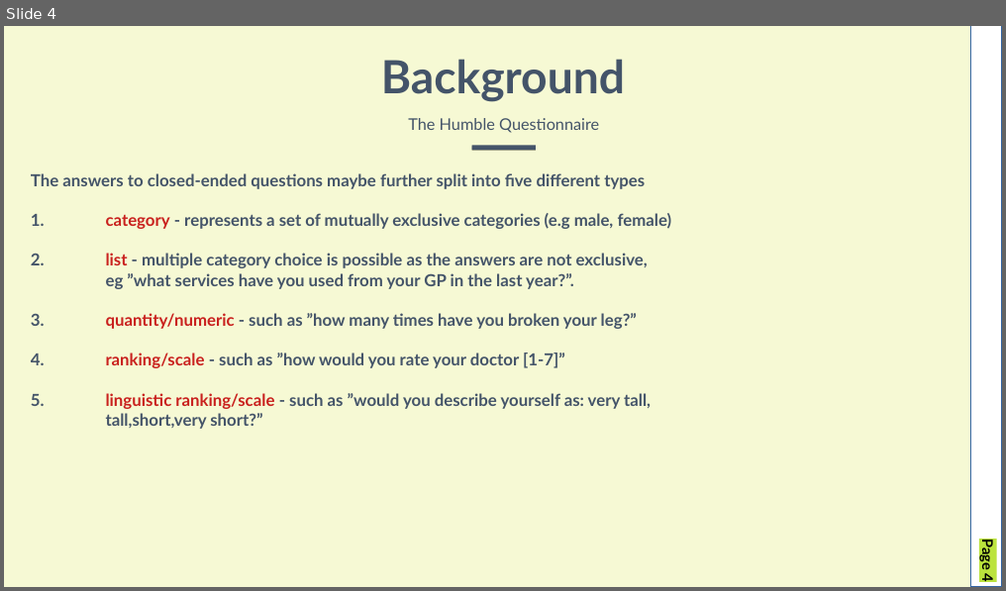
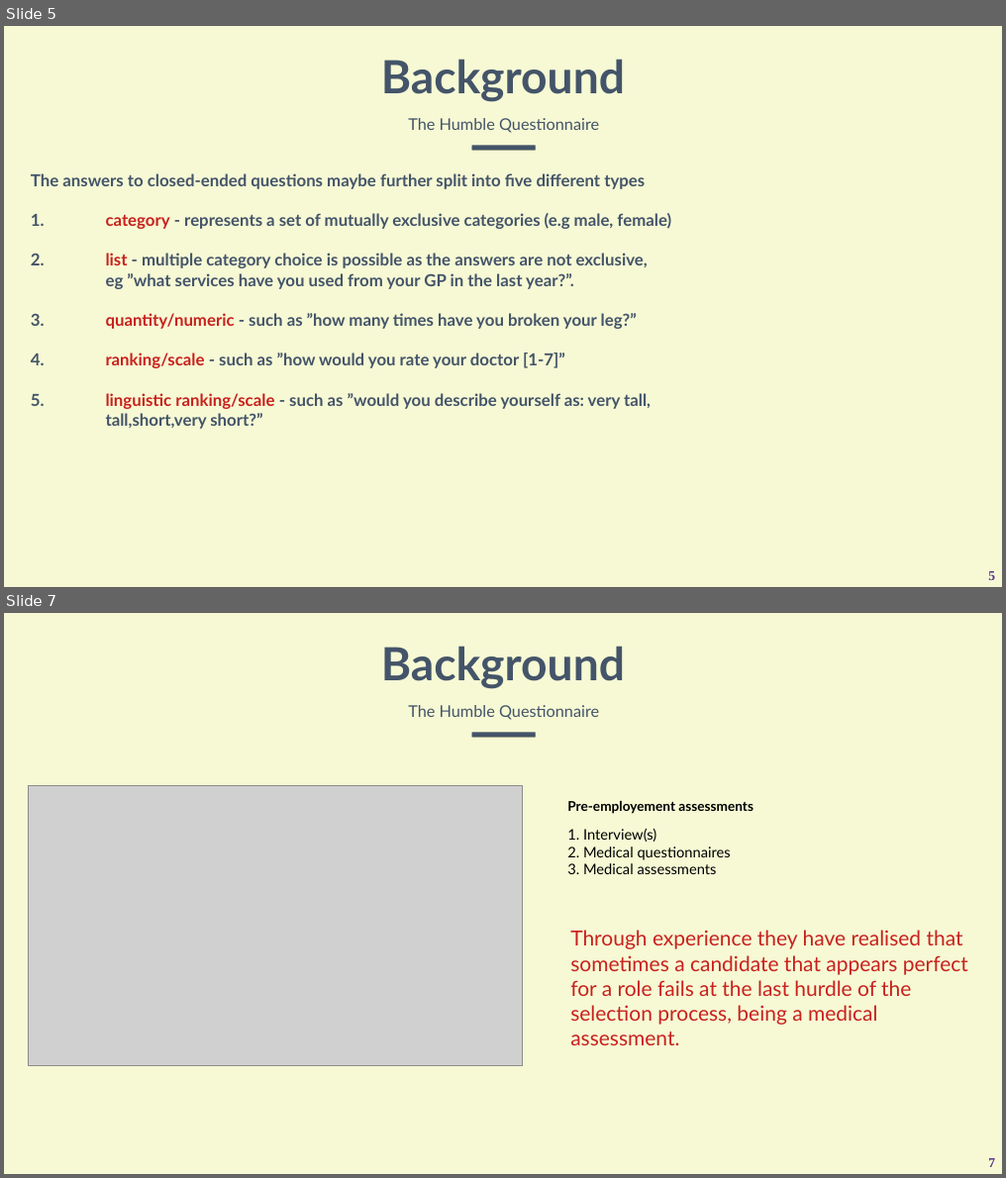
Before and after one commit to mcaple/TRM, a slide deck: CA1.pptx. Shown one above the other, each under a label of ours: slide 4 before the commit, slides 5 and 7 after it; the slides between them are not shown. The pictures are 1006x591 and 1006x1178 pixels, drawn with LibreOffice and Linux fonts; fonts in the diff are those of the drawing; grey boxes stand for pictures. Boxes give left, top, right and bottom in pixels: in the first picture for what was removed or moved away, otherwise in the second. Text is boxed around its words. In the diff, an @@ line names an element or a change of style, - is before the commit and + after.

```diff
--- a/CA1.pptx
+++ b/CA1.pptx
@@ slide 7 added at (4, 613, 1002, 1174), background #F6F9D4; not listed: 1 template element that a slide beside it also shows @@
@@ text added at (381, 646, 625, 688), 88 pt, text #445469, bold @@
+Background
@@ text added at (408, 705, 599, 720), 31 pt, text #445469 @@
+The Humble Questionnaire
@@ rectangle added at (472, 733, 536, 737), fill #445469 @@
@@ picture added at (28, 785, 522, 1066) @@
@@ text added at (567, 801, 753, 814), 26 pt, text #000000, bold @@
+Pre-employement assessments
@@ text added at (567, 828, 731, 874), 28 pt, text #000000 @@
+1. Interview(s)
+2. Medical questionnaires
+3. Medical assessments
@@ text added at (570, 930, 968, 1025), 40 pt, text #C9211E @@
+Through experience they have realised that sometimes a candidate that appears perfect for a role fails at the last hurdle of the selection process, being a medical assessment.
@@ what was slide 4 is now slide 5 @@
@@ slide 5 changed as well @@
@@ rectangle removed at (971, 26, 1002, 587) @@
@@ page number removed at (979, 542, 997, 582) @@
-Page 4
@@ page number added at (988, 571, 995, 580), 26 pt, text #55308D, bold @@
+5
```
Also in this commit, not shown: 15 other slides changed, 26 other slides added, 5 slides removed, 10 other files.
